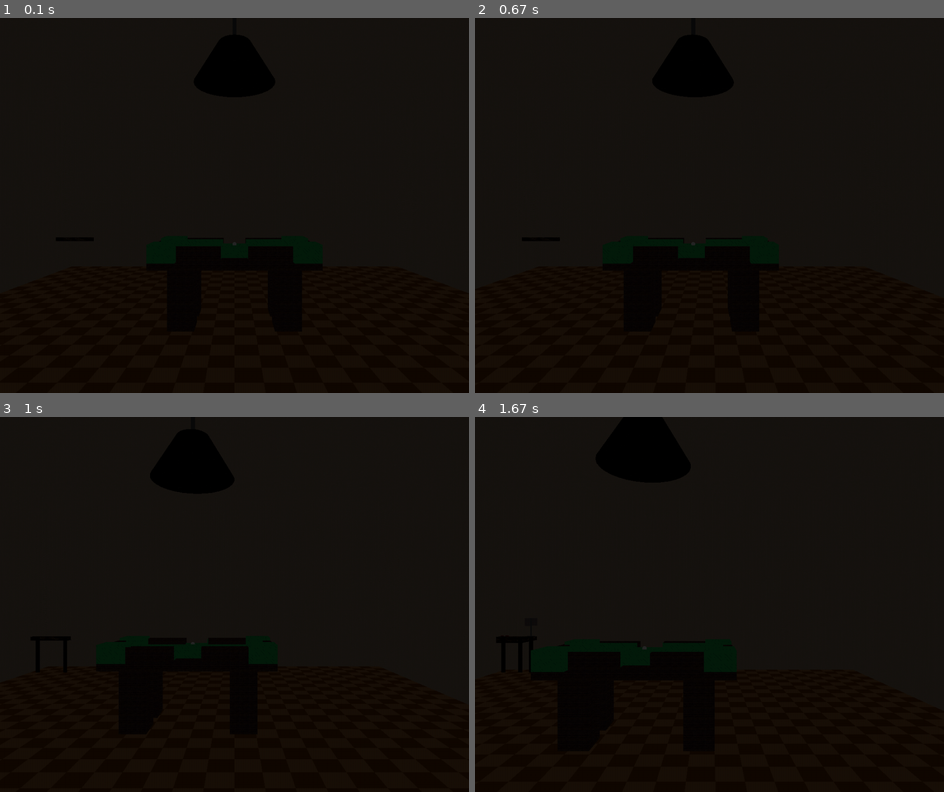
Above: before the commit, frames 1-4 (two rows, left to right).
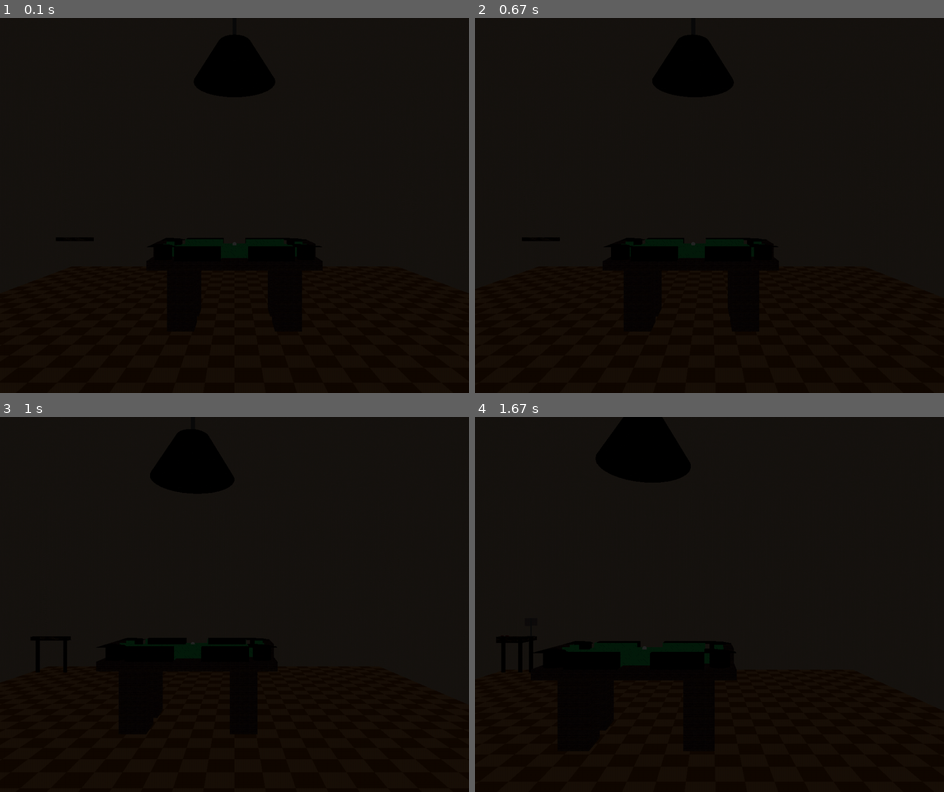
Above: after the commit, the same moments.

Repository: mikepmerritt/graphics-project-3
Game: pygame game, started from interactive_scene_pygame.py
Two runs of this game, one before a commit and one after it. Both use one fixed random seed, a clock stepped at 60 frames per second and the inputs below.
Inputs:
- Up to frame 1 (0.1 s): no input
- Up to frame 2 (0.67 s): hold D from 0.33 s (still down)
- Up to frame 3 (1 s): release D at 0.8 s; hold W from 0.83 s (still down)
- Up to frame 4 (1.67 s): release W at 1.3 s; hold D from 1.33 s (still down)

The runs differ from the first frame. In frame 1, 0.3% of the frame differs, in the area x 31-69%, y 58-66%; in frame 2, 0.3%; in frame 3, 0.3%; in frame 4, 0.4%, in the area x 12-56%, y 59-68%.

Commit message:
functional corner progress

Diff:
--- a/interactive_scene_pygame.py
+++ b/interactive_scene_pygame.py
@@ -984,8 +984,12 @@
     draw_rect(x - 8, y + 4.75, z, 1, 1.5, 4, 2, 4, 8, felt_texture)
     draw_rect(x + 8, y + 4.75, z, 1, 1.5, 4, 2, 4, 8, felt_texture)
 
-    # felt play area (15 x 1 x 6)
-    draw_rect(x, y + 4.5, z, 15, 1, 6, 15, 1, 6, felt_texture)
+    # felt play area (15 x 1 x 6) minus corners
+    draw_rect(x, y + 4.5, z, 13, 1, 4, 13, 1, 4, felt_texture)
+    draw_rect(x, y + 4.5, z - 2.5, 13, 1, 1, 13, 1, 1, felt_texture)
+    draw_rect(x, y + 4.5, z + 2.5, 13, 1, 1, 13, 1, 1, felt_texture)
+    draw_rect(x - 7, y + 4.5, z, 1, 1, 4, 1, 1, 4, felt_texture)
+    draw_rect(x + 7, y + 4.5, z, 1, 1, 4, 1, 1, 4, felt_texture)
 
     # wood bottom middle (19 x 1 x 6)
     draw_rect(x, y + 3.5, z, 19, 1, 10, 19, 1, 10, table_support_texture)
@@ -1094,25 +1098,114 @@
     glPopMatrix()
 
 def draw_corner(x, y, z):
+    # note: faces that would be otherwise fully included in the structure are not drawn
+    # this includes stuff like the seam between the felt and wood, and so on
+
     glPushMatrix()
     glTranslate(x, y, z)
 
-    draw_rect(0, 0, 0, 3, 2, 3, 3, 2, 3, felt_texture)
-
-    # felt north triangular prism
-    # glPushMatrix()
-    # glTranslate(x_size/2, -y_size/2, -z_size/2)
-    # glRotated(180, 0, 1, 0)
-    # draw_plane(x_size, y_size, x_slices, y_slices, texture_name)
-    # glPopMatrix()
-
-    # felt east triangular prism
-
-    # wood southwest corner
+    # draw_rect(-1, 0, -1, 3, 1.5, 3, 6, 3, 6, felt_texture)
+
+    # cylinder
+    glPushMatrix()
+    # Enable/Disable each time or OpenGL ALWAYS expects texturing!
+    glEnable(GL_TEXTURE_2D)
+
+    set_aluminum(GL_FRONT_AND_BACK)
+    # parameters are: quadric, base radius, height radius, height, slices, stacks
+    glTranslate(0, 0.75, 0)
+    glRotatef(90, 1, 0, 0)
+    gluCylinder(tube, 1, 1, 1.5, 30, 10)
+
+    # Disabling texturing mode to switch texture
+    glDisable(GL_TEXTURE_2D)
+
+    glPopMatrix()
+
+    # wood corner top
+    glPushMatrix()
+
+    glBindTexture(GL_TEXTURE_2D, table_support_texture)
+    glTexEnvf(GL_TEXTURE_ENV, GL_TEXTURE_ENV_MODE, GL_MODULATE) # try GL_DECAL/GL_REPLACE/GL_MODULATE
+    glHint(GL_PERSPECTIVE_CORRECTION_HINT, GL_FASTEST)           # try GL_NICEST/GL_FASTEST
+    glTexParameteri(GL_TEXTURE_2D, GL_TEXTURE_WRAP_S, GL_REPEAT)  # try GL_CLAMP/GL_REPEAT/GL_CLAMP_TO_EDGE
+    glTexParameteri(GL_TEXTURE_2D, GL_TEXTURE_WRAP_T, GL_REPEAT)
+    glTexParameteri(GL_TEXTURE_2D, GL_TEXTURE_MAG_FILTER, GL_NEAREST) # try GL_NEAREST/GL_LINEAR
+    glTexParameteri(GL_TEXTURE_2D, GL_TEXTURE_MIN_FILTER, GL_NEAREST)
+
+    # Enable/Disable each time or OpenGL ALWAYS expects texturing!
+    glEnable(GL_TEXTURE_2D)
+
+    glBegin(GL_TRIANGLE_STRIP)
+    glTexCoord2f(0, -1)
+    glVertex3f(0, 0.75, -1) # top circle (1)
+    glTexCoord2f(-0.5, -1.5)
+    glVertex3f(-0.5, 0.75, -1.5) # top mid (2)
+    glTexCoord2f(-1.1, -1.1)
+    glVertex3f(-1.1, 0.75, -1.1) # temp top left (3)
+    glTexCoord2f(-1.5, -1.5)
+    glVertex3f(-1.5, 0.75, -1.5) # top left (4)
+    glTexCoord2f(-1.1, 1.1)
+    glVertex3f(-1.1, 0.75, 1.1) # temp bottom left (5)
+    glTexCoord2f(-1.5, 1.5)
+    glVertex3f(-1.5, 0.75, 1.5) # bottom left (6)
+    glTexCoord2f(0, 1.1)
+    glVertex3f(0, 0.75, 1.1) # temp bottom middle (7)
+    glTexCoord2f(1.5, 1.5)
+    glVertex3f(1.5, 0.75, 1.5) # bottom right (8)
+    glTexCoord2f(1.1, 1.1)
+    glVertex3f(1.1, 0.75, 1.1) # temp bottom right (9)
+    glTexCoord2f(1.5, 0.5)
+    glVertex3f(1.5, 0.75, 0.5) # right mid (10)
+    glTexCoord2f(1, 0)
+    glVertex3f(1, 0.75, 0) # right circle (11)
+    glEnd()
+
+    glBegin(GL_TRIANGLE_STRIP)
+    dtheta = math.pi / 4
+    theta = math.pi
+
+    glTexCoord2f(0, -1)
+    glVertex3f(0, 0.75, -1) # top circle (1)
+
+    glTexCoord2f(-1.1, -1.1)
+    glVertex3f(-1.1, 0.75, -1.1) # temp top left (3)
+
+    theta += dtheta
+
+    while theta < 5 * math.pi / 2:
+        vx = math.sin(theta)
+        vz = math.cos(theta)
+
+        glTexCoord2f(vx, vz)
+        glVertex3f(vx, 0.75, vz) # point on circle
+
+        if(theta == 7 * math.pi / 4):
+            glTexCoord2f(-1.1, 1.1)
+            glVertex3f(-1.1, 0.75, 1.1) # temp bottom left (5)
+        elif(theta > 7 * math.pi / 4):
+            glTexCoord2f(vx, 1.1)
+            glVertex3f(vx, 0.75, 1.1) # along bottom edge
+        else:
+            glTexCoord2f(-1.1, vz)
+            glVertex3f(-1.1, 0.75, vz) # along left edge
+
+        theta += dtheta
+
+    glTexCoord2f(1, 0)
+    glVertex3f(1, 0.75, 0) # right circle (11)
+
+    glTexCoord2f(1.1, 1.1)
+    glVertex3f(1.1, 0.75, 1.1) # temp bottom right (9)
+
+    glEnd()
+
+
+    glDisable(GL_TEXTURE_2D)
+
+    glPopMatrix()
 
     # felt entryway
-
-    # wood bottom panel
 
     # black bottom circle
 
